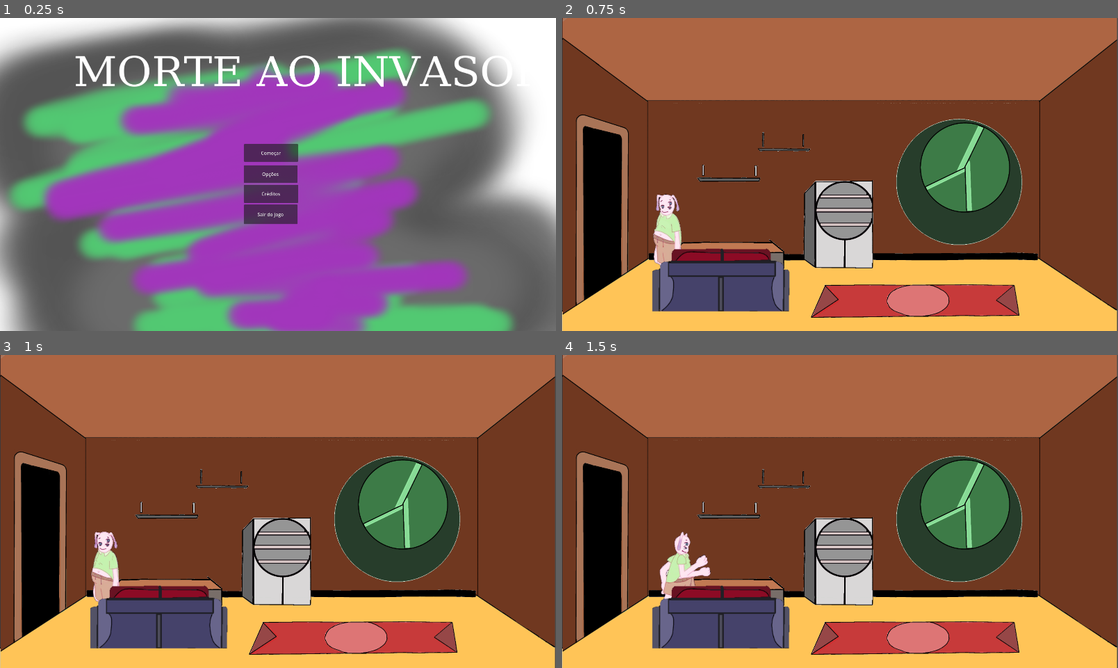
Above: before the commit, frames 1-4 (two rows, left to right).
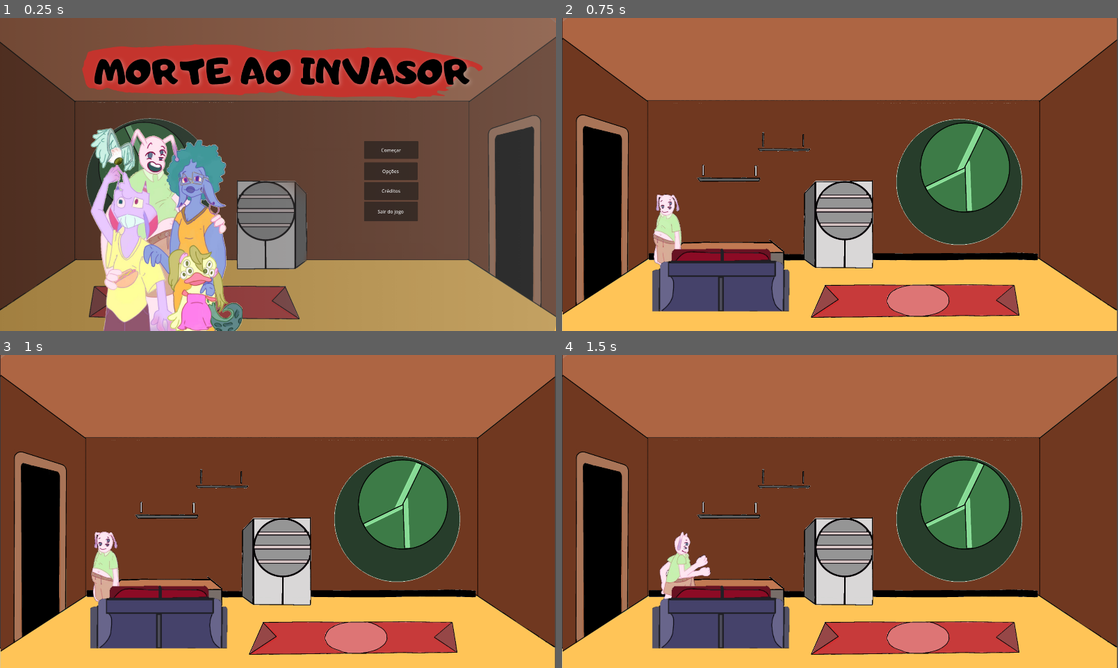
Above: after the commit, the same moments.

Repository: devklebinho/morte-ao-invasor
Game: Godot game, scene res://Scenes/main_menu.tscn
Two runs of this game, one before a commit and one after it. Both use one fixed random seed, a clock stepped at 60 frames per second and the inputs below.
Inputs:
- Up to frame 1 (0.25 s): no input
- Up to frame 2 (0.75 s): click "Começar" at 0.5 s
- Up to frame 3 (1 s): no input
- Up to frame 4 (1.5 s): hold Right (right) from 1.28 s (still down); hold E (Interact) from 1.28 s (still down)

The runs differ from the first frame. In frame 1, 100% of the frame differs, in the area x 0-100%, y 0-100%; in frame 2, nothing differs; in frame 3, nothing differs; in frame 4, nothing differs.

Commit message:
menu screen

Diff:
--- a/Scenes/main_menu.tscn
+++ b/Scenes/main_menu.tscn
@@ -1,7 +1,7 @@
 [gd_scene format=3 uid="uid://dolb8idiuqi30"]
 
 [ext_resource type="Script" uid="uid://cn5qbkc4bahth" path="res://Scripts/Managers/MainMenu.gd" id="1_28flt"]
-[ext_resource type="Texture2D" uid="uid://dlprkmrn1vlq7" path="res://Arts/UI/Background.png" id="1_48xlc"]
+[ext_resource type="Texture2D" uid="uid://dw3injajp5bf4" path="res://Arts/UI/Capa do MENU.png" id="1_48xlc"]
 
 [sub_resource type="FontFile" id="FontFile_opfnp"]
 subpixel_positioning = 0
@@ -34,6 +34,7 @@
 centered = false
 
 [node name="Title" type="Label" parent="." unique_id=1258612795]
+visible = false
 offset_left = 254.0
 offset_top = 123.00006
 offset_right = 1722.0
@@ -47,10 +48,10 @@
 [node name="ButtonManager" type="Control" parent="." unique_id=583084044]
 layout_mode = 3
 anchors_preset = 0
-offset_left = 842.0
-offset_top = 438.0
-offset_right = 877.0
-offset_bottom = 475.0
+offset_left = 1257.0
+offset_top = 428.0
+offset_right = 1292.0
+offset_bottom = 465.0
 script = ExtResource("1_28flt")
 
 [node name="Start" type="Button" parent="ButtonManager" unique_id=1011434973]
Binary file added: Arts/Animations/Inimigo.png
Not shown, changed: Arts/Animations/Inimigo.png.import
Binary file removed: Arts/Sprites/Personagens.jpeg
Binary file added: Arts/Sprites/Personagens.png
Not shown, added: Arts/Sprites/Personagens.png.import
Binary file removed: Arts/UI/Background.png
Binary file added: Arts/UI/Capa do MENU.png
Not shown, added: Arts/UI/Capa do MENU.png.import
Binary file added: Arts/UI/Capa do jogo.png
Not shown, changed: Arts/UI/Capa do jogo.png.import
Not shown, added: Arts/Animations/Inimigo.jpeg~
